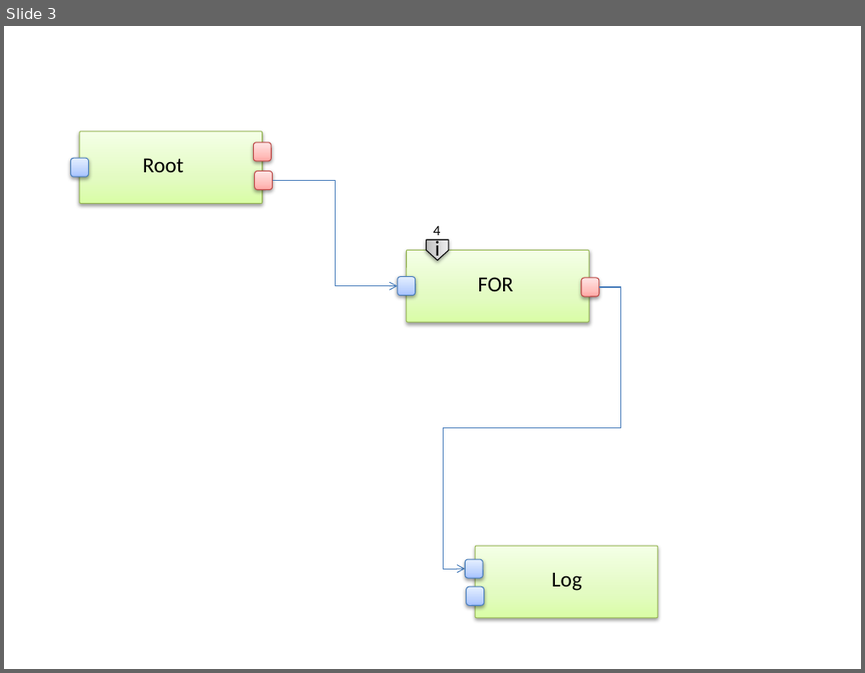
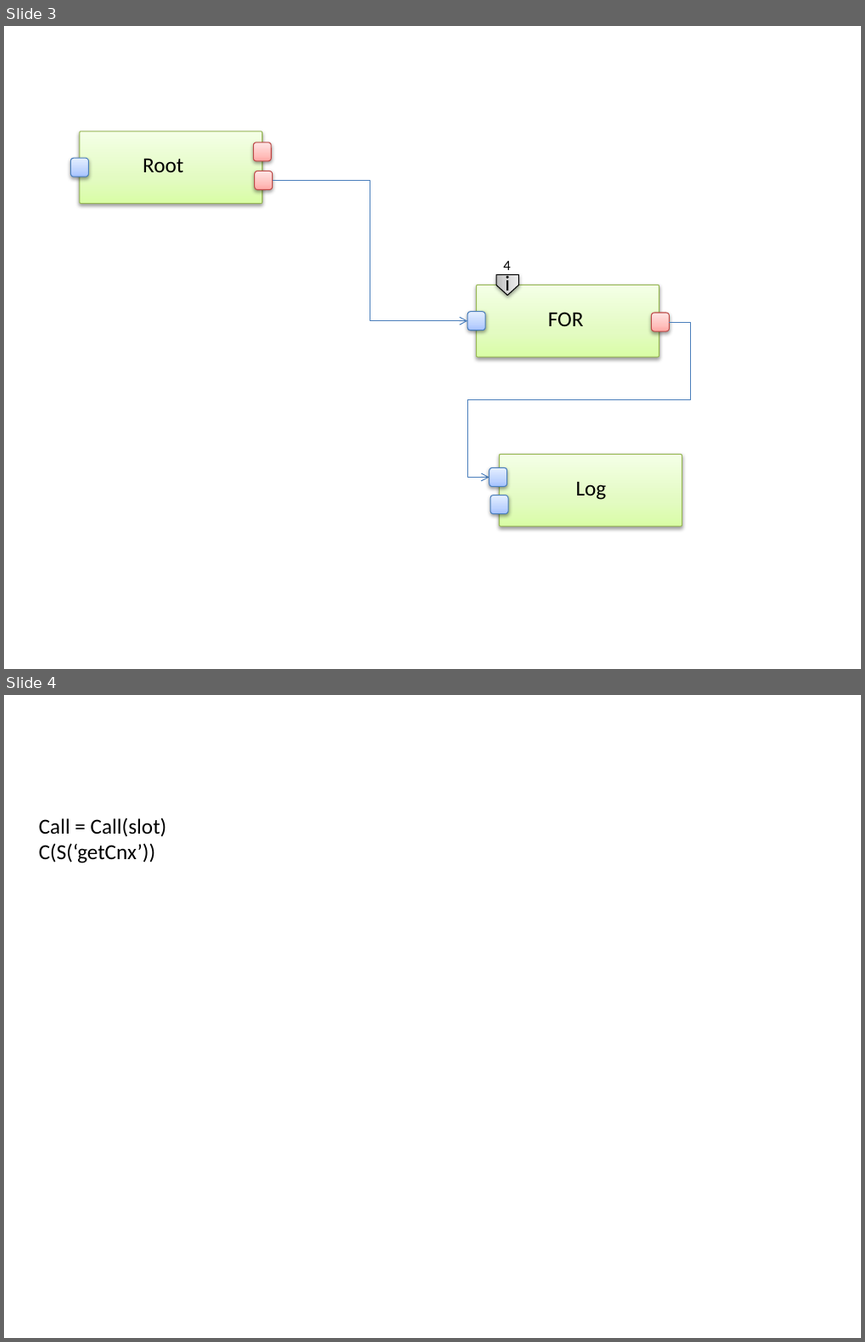
Before and after one commit to BenRhouma/Composer, a slide deck: schema.pptx. Shown one above the other, each under a label of ours: slide 3 before the commit, slides 3 and 4 after it. The pictures are 865x673 and 865x1342 pixels, drawn with LibreOffice and Linux fonts; fonts in the diff are those of the drawing. Boxes give left, top, right and bottom in pixels: in the first picture for what was removed or moved away, otherwise in the second. Text is boxed around its words. In the diff, an @@ line names an element or a change of style, - is before the commit and + after.

```diff
--- a/schema.pptx
+++ b/schema.pptx
@@ slide 4 added at (4, 695, 861, 1338), background #FFFFFF @@
@@ text added at (39, 817, 167, 863), 18 pt, text #000000 @@
+Call = Call(slot)
+C(S(‘getCnx’))
@@ slide 3 changed as well @@
@@ elbow arrow moved from (273, 180) - (398, 285) to (273, 180) - (467, 321) @@
@@ 5 rounded rectangles, 1 text, 1 pentagon arrow: place and size @@
-5 rounded rectangles, 1 text, 1 pentagon arrow at (398, 239, 600, 322)
+5 rounded rectangles, 1 text, 1 pentagon arrow at (467, 274, 669, 357)
@@ elbow arrow moved from (599, 287) - (465, 568) to (669, 322) - (489, 476) @@
@@ 4 rounded rectangles, 1 text: place and size @@
-4 rounded rectangles, 1 text at (433, 226, 576, 320)
+4 rounded rectangles, 1 text at (503, 261, 647, 355)
@@ 2 rounded rectangles, 1 text: place and size @@
-2 rounded rectangles, 1 text at (465, 559, 582, 605)
+2 rounded rectangles, 1 text at (489, 467, 607, 514)
@@ 7 rounded rectangles: place and size @@
-7 rounded rectangles at (475, 545, 658, 618)
+7 rounded rectangles at (500, 454, 681, 527)
```
Also in this commit, not shown: 2 other slides changed, 10 other files.
